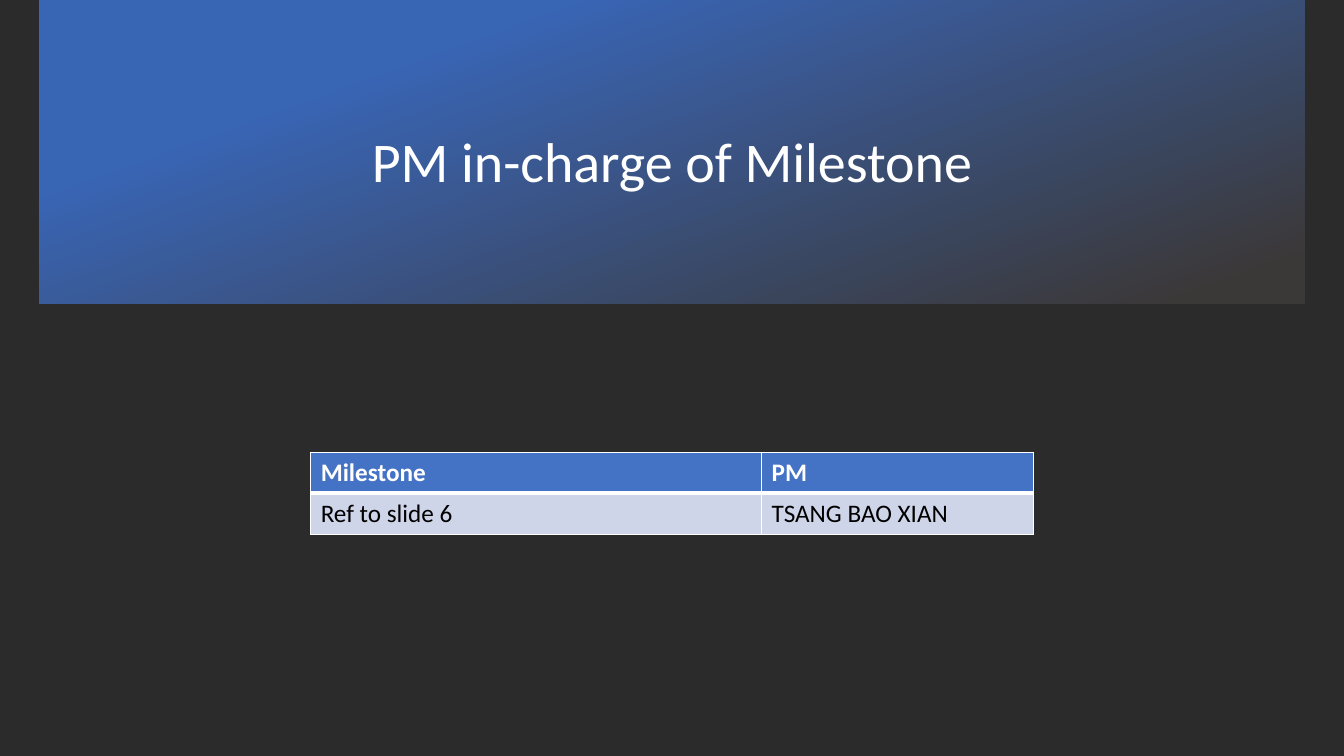
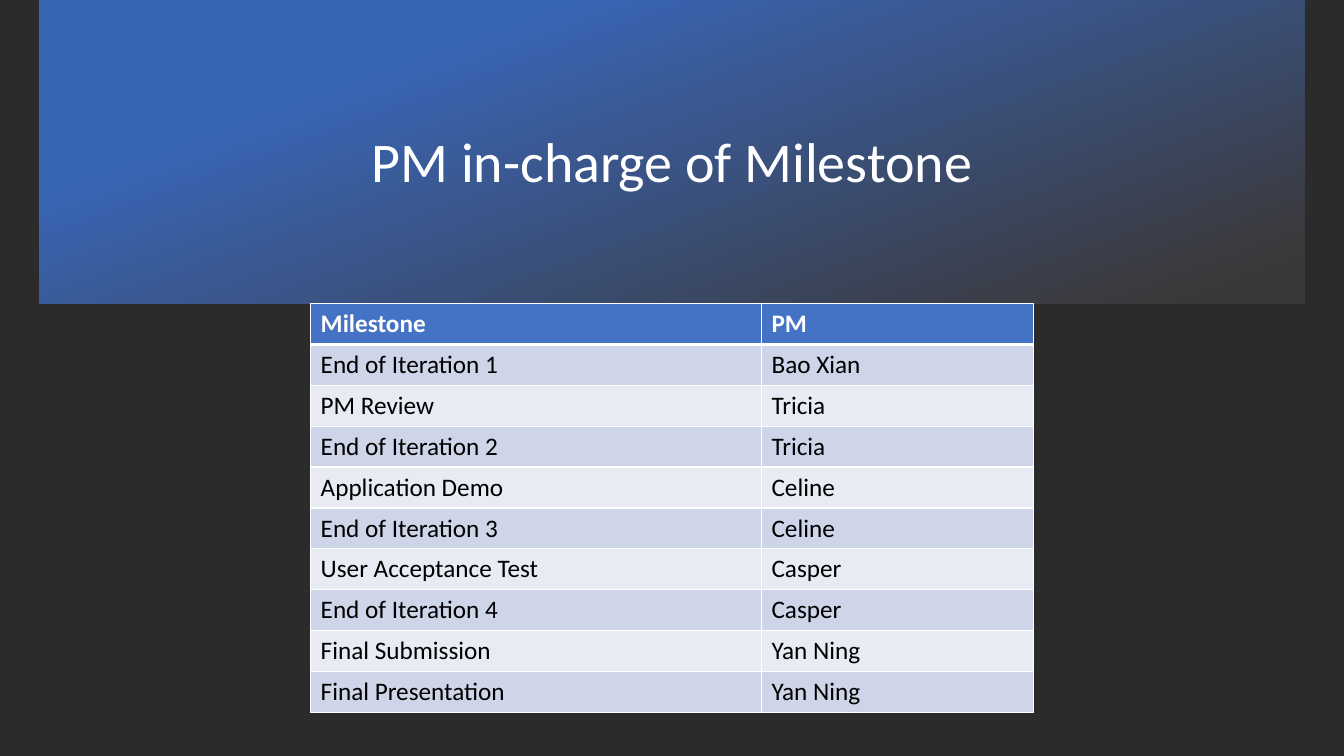
Before and after one commit to xbloh/Online-Course-Bidding-System-, a slide deck: slide 7 of presentations/PM Review - Week 7.pptx (slide 11 before the commit). Drawn at 1344x756 pixels with LibreOffice and Linux fonts; fonts in the diff are those of the drawing; background and template pictures are left out; a plain dark background stands for a picture behind light text. Boxes give left, top, right and bottom in pixels: in the first picture for what was removed or moved away, otherwise in the second. Text is boxed around its words. In the diff, an @@ line names an element or a change of style, - is before the commit and + after.

```diff
--- a/presentations/PM Review - Week 7.pptx
+++ b/presentations/PM Review - Week 7.pptx
@@ table at [311,303,1033,713] @@
-row 2: Ref to slide 6 | TSANG BAO XIAN
+row 2: End of Iteration 1 | Bao Xian
+row 3: PM Review | Tricia
+row 4: End of Iteration 2 | Tricia
+row 5: Application Demo | Celine
+row 6: End of Iteration 3 | Celine
+row 7: User Acceptance Test | Casper
+row 8: End of Iteration 4 | Casper
+row 9: Final Submission | Yan Ning
+row 10: Final Presentation | Yan Ning
@@ table: place and size @@
-table at [311,453,1033,534]
+table at [311,303,1033,713]
```
Also in this commit, not shown: 1 other slide changed.
